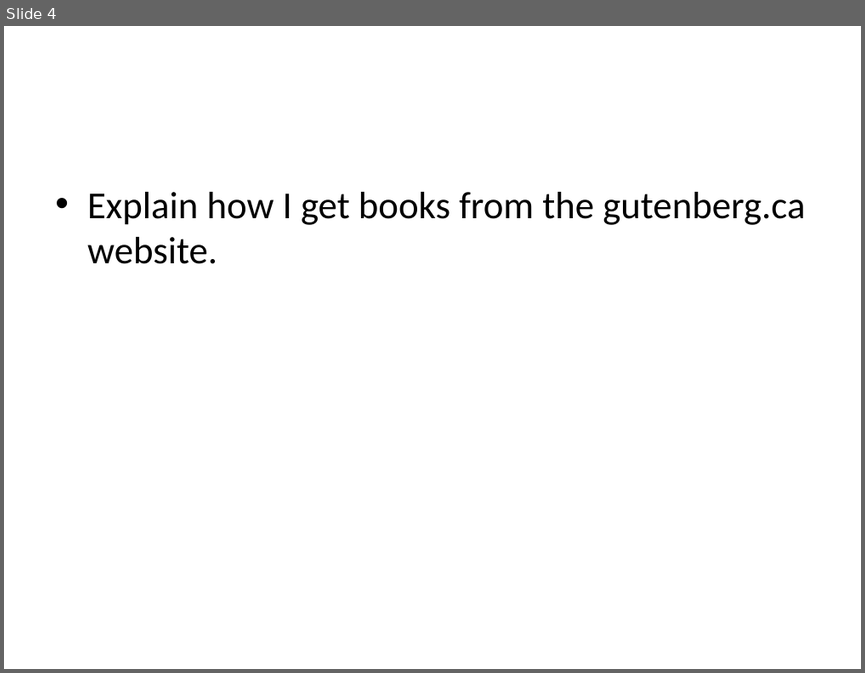
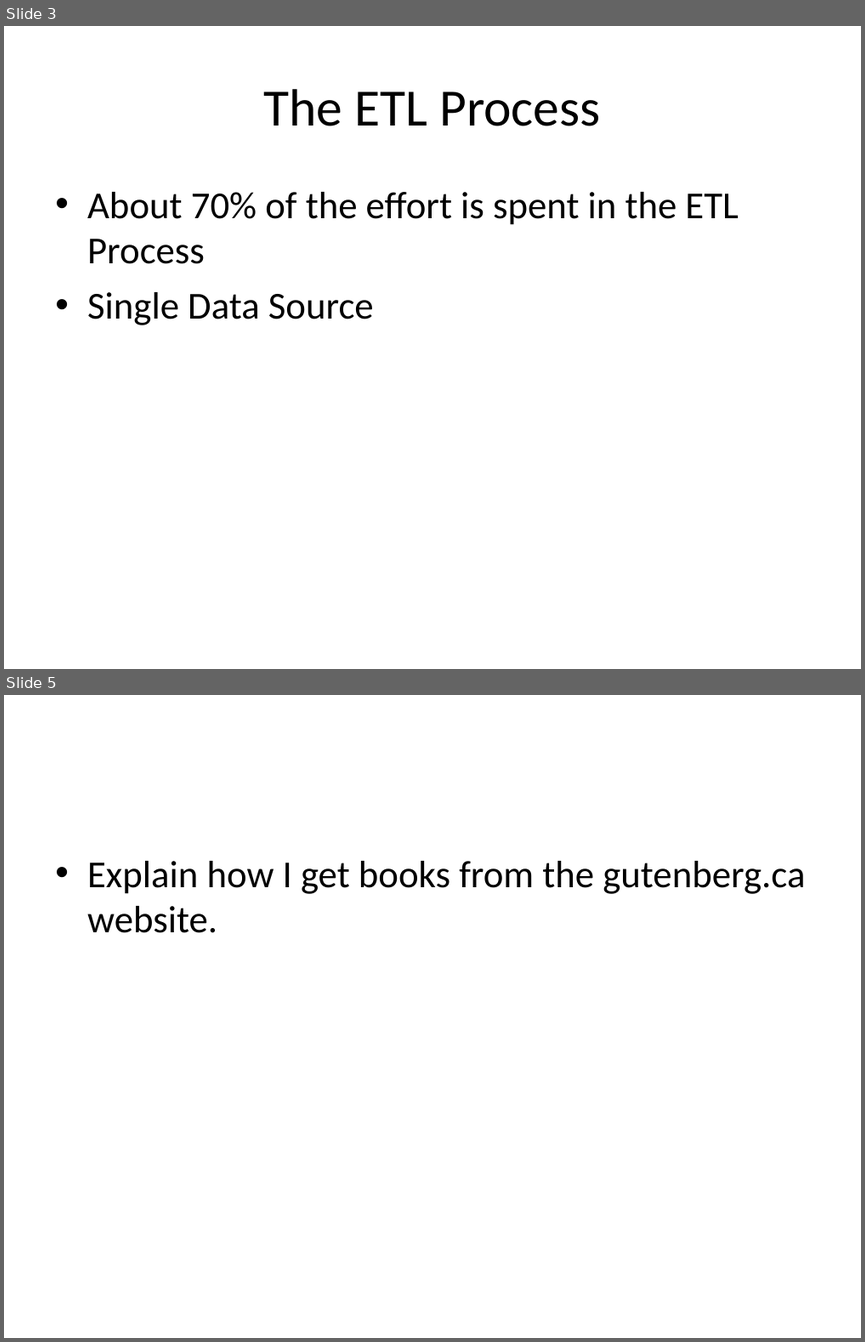
Before and after one commit to edvelezg/unb-dw, a slide deck: project/Presentation/Datawarehousing.ppt. Shown one above the other, each under a label of ours: slide 4 before the commit, slides 3 and 5 after it; the slides between them are not shown. The pictures are 865x673 and 865x1342 pixels, drawn with LibreOffice and Linux fonts; fonts in the diff are those of the drawing. Boxes give left, top, right and bottom in pixels: in the first picture for what was removed or moved away, otherwise in the second. Text is boxed around its words. In the diff, an @@ line names an element or a change of style, - is before the commit and + after.

```diff
--- a/project/Presentation/Datawarehousing.ppt
+++ b/project/Presentation/Datawarehousing.ppt
@@ slide 3 added at <box>4,26,861,669</box>, background #FFFFFF @@
@@ title added at <box>264,89,600,126</box>, 44 pt, text #000000 @@
+The ETL Process
@@ text added at <box>87,192,738,325</box>, 32 pt, text #000000 @@
+• About 70% of the effort is spent in the ETL Process
+• Single Data Source
@@ what was slide 4 is now slide 5 @@
```
Also in this commit, not shown: 6 slides changed, 2 other slides added, 1 slide removed.
